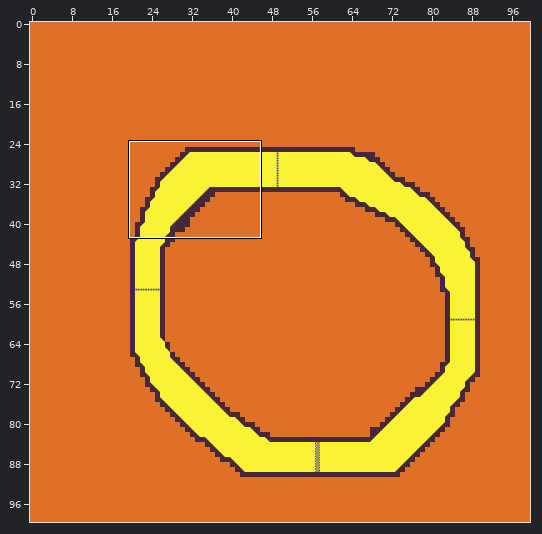
Two states of a Tiled map, assets/maps/Hot-Potato.tmx. The first picture is a wide view before the edit; the outline marks the close-up.
Close-up. Before:
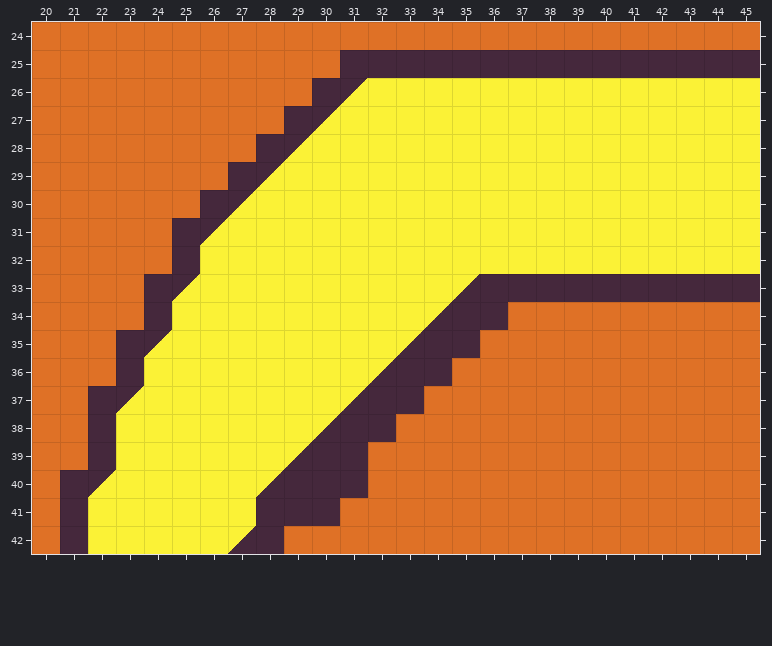
Cells are 32x32 px. Shown: x 20..45, y 24..42. The commit also changed other parts of the map, which this record leaves out.
The result:
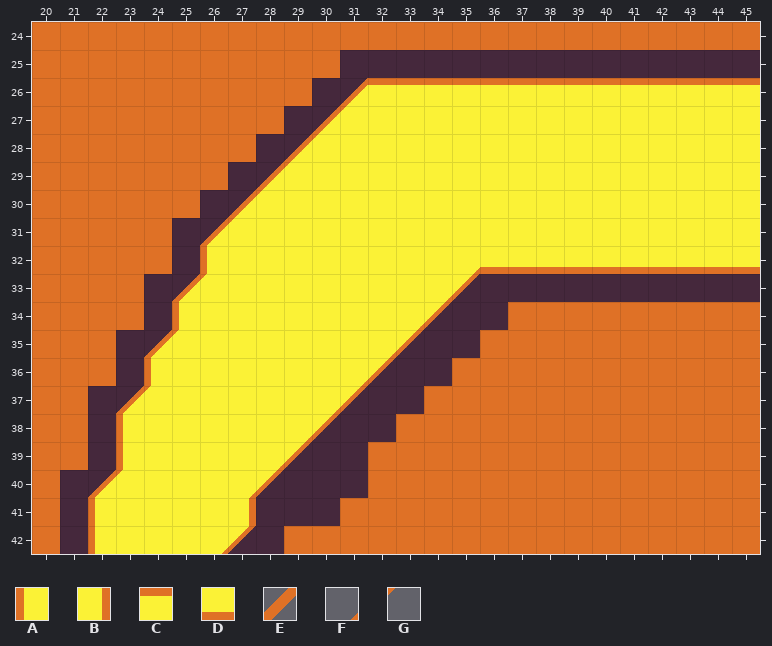
Key: from "testroad": A 1, B 3, C 8, D 9, E 27, F 29, G 30.
_ is an empty cell.
Change:
Layer "dirt and checkpoints":
y 26: x 31..45 _______________ -> ECCCCCCCCCCCCCC
y 27: x 30..31 __ -> EG
y 28: x 29..30 __ -> EG
y 29: x 28..29 __ -> EG
y 30: x 27..28 __ -> EG
y 31: x 26..27 __ -> EG
y 32: x 26 _ -> A; x 35..45 ___________ -> FDDDDDDDDDD
y 33: x 25..26 __ -> EG; x 34..35 __ -> FE
y 34: x 25 _ -> A; x 33..34 __ -> FE
y 35: x 24..25 __ -> EG; x 32..33 __ -> FE
y 36: x 24 _ -> A; x 31..32 __ -> FE
y 37: x 23..24 __ -> EG; x 30..31 __ -> FE
y 38: x 23 _ -> A; x 29..30 __ -> FE
y 39: x 23 _ -> A; x 28..29 __ -> FE
y 40: x 22..23 __ -> EG; x 27..28 __ -> FE
y 41: x 22 _ -> A; x 27 _ -> B
y 42: x 22 _ -> A; x 26..27 __ -> FE
Boxes around the changes in both close-ups, in picture pixels (x1, y1, x2, y2):
added: (88, 78, 760, 554)
